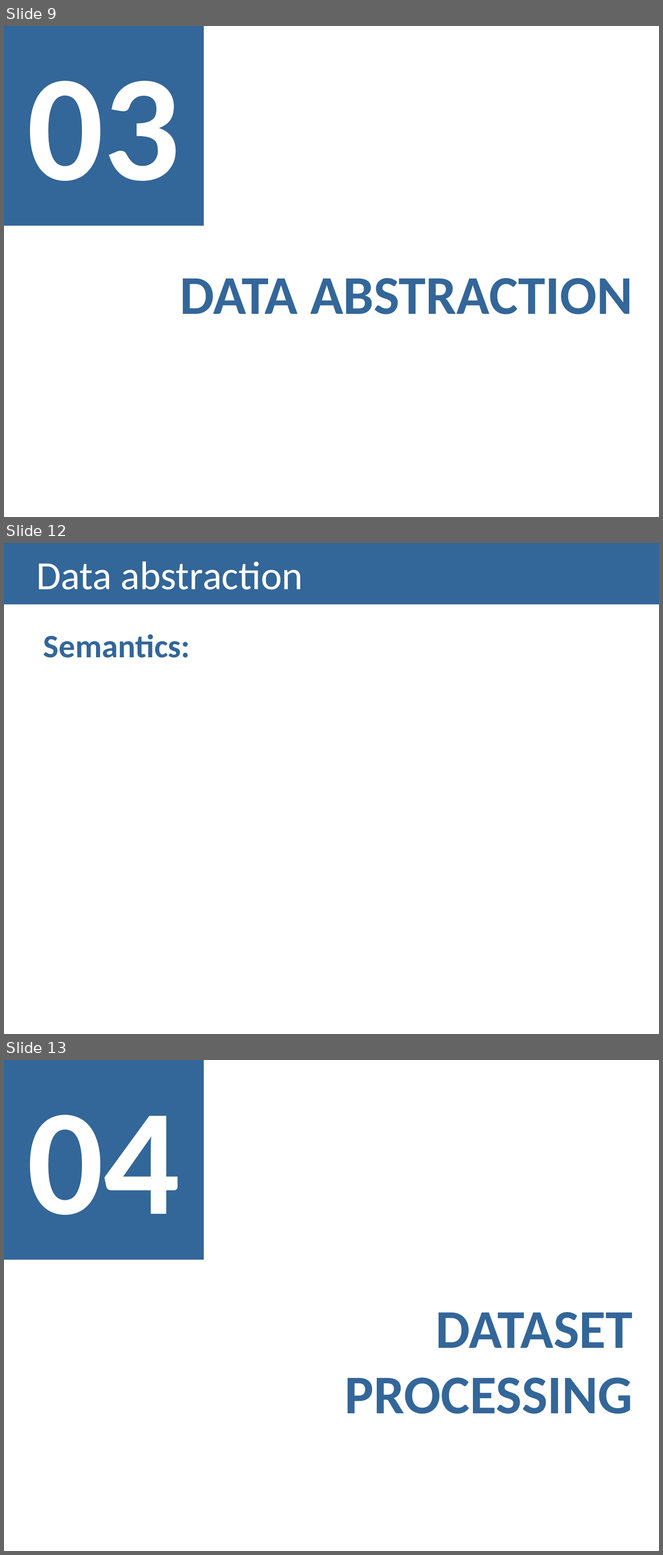
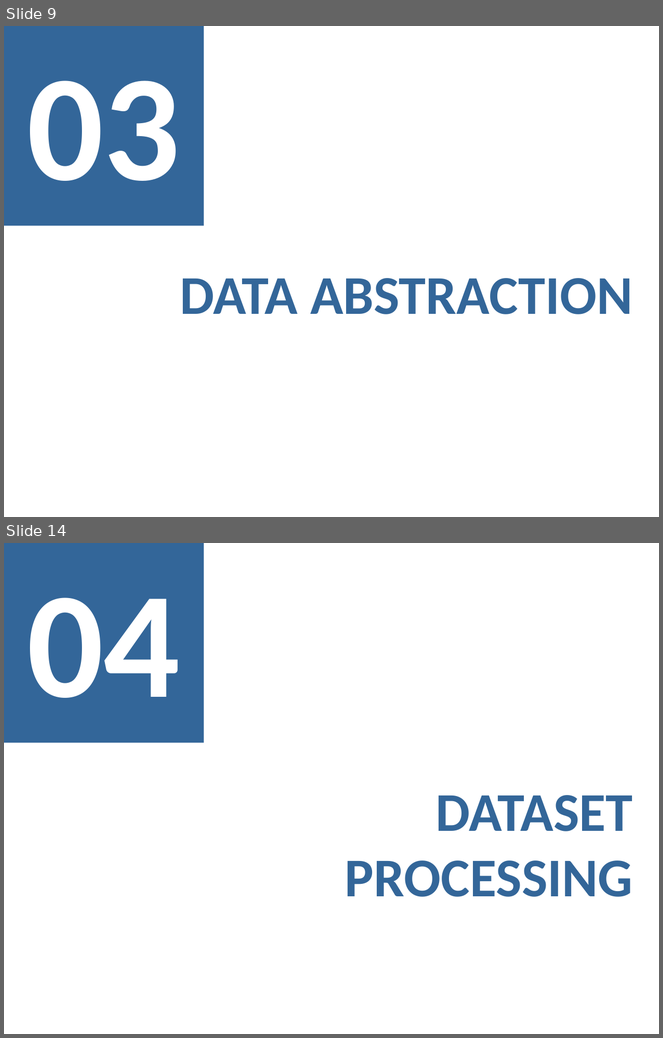
Before and after one commit to Strabox/Higher-Education-Unemployment-Portugal, a slide deck: II-Checkpoint/II-Checkpoint Presentation.pptx. Shown one above the other, each under a label of ours: slides 9, 12 and 13 before the commit, slides 9 and 14 after it; the slides between them are not shown. The pictures are 663x1555 and 663x1038 pixels, drawn with LibreOffice and Linux fonts; fonts in the diff are those of the drawing. Boxes give left, top, right and bottom in pixels: in the first picture for what was removed or moved away, otherwise in the second. Text is boxed around its words. In the diff, an @@ line names an element or a change of style, - is before the commit and + after.

```diff
--- a/II-Checkpoint/II-Checkpoint Presentation.pptx
+++ b/II-Checkpoint/II-Checkpoint Presentation.pptx
@@ slide 12 removed at (4, 543, 659, 1034), background #FFFFFF @@
@@ title removed at (4, 543, 659, 604) @@
-Data abstraction
@@ text removed at (44, 634, 191, 658) @@
-Semantics:
@@ what was slide 13 is now slide 14 @@
```
Also in this commit, not shown: 7 slides changed, 3 slides added, 1 other slide removed.
